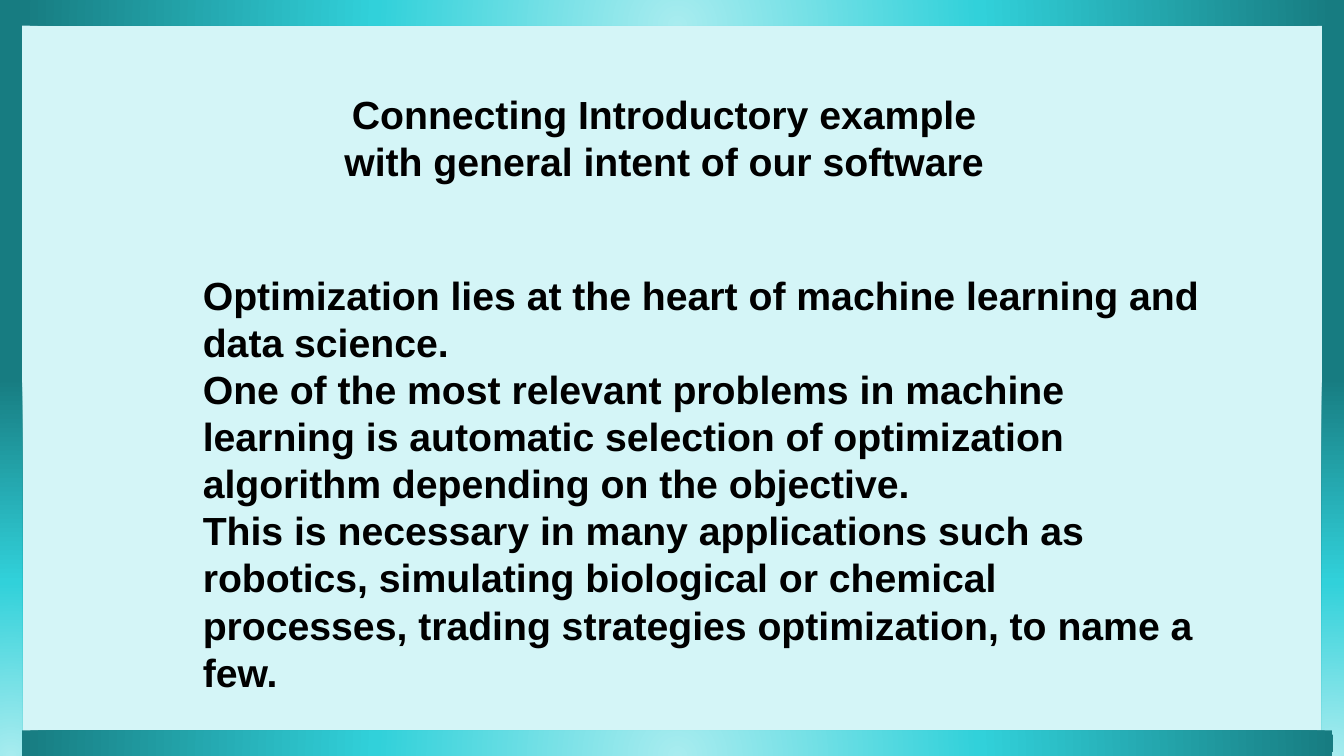
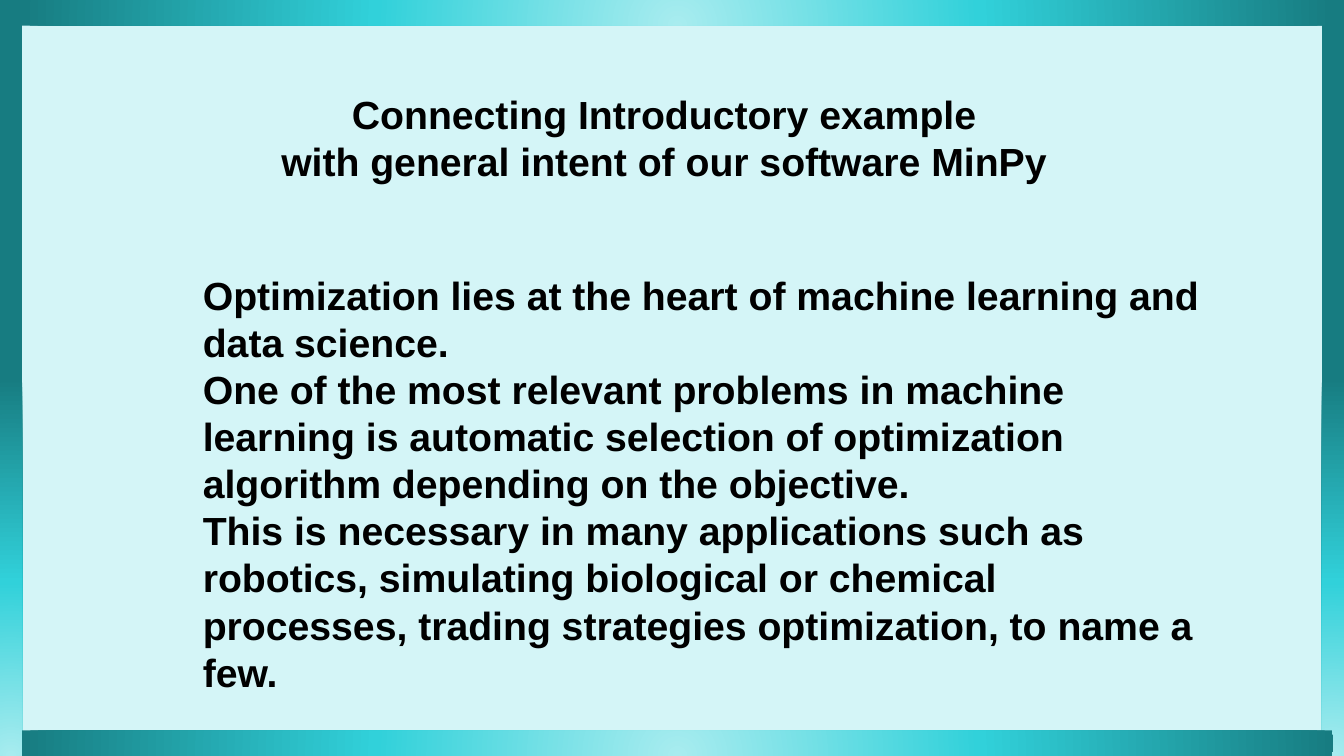
Before and after one commit to nadiakap/MinPy_edu, a slide deck: slide 14 of 2022-Scipy_presentation.pptx. Drawn at 1344x756 pixels with LibreOffice and Linux fonts; fonts in the diff are those of the drawing. Boxes give left, top, right and bottom in pixels: in the first picture for what was removed or moved away, otherwise in the second. Text is boxed around its words. In the diff, an @@ line names an element or a change of style, - is before the commit and + after.

```diff
--- a/2022-Scipy_presentation.pptx
+++ b/2022-Scipy_presentation.pptx
@@ text at box(281, 147, 1046, 184): text changed @@
-with general intent of our software
+with general intent of our software MinPy
```
Also in this commit, not shown: 3 other slides changed, 1 slide added, 1 other file.
